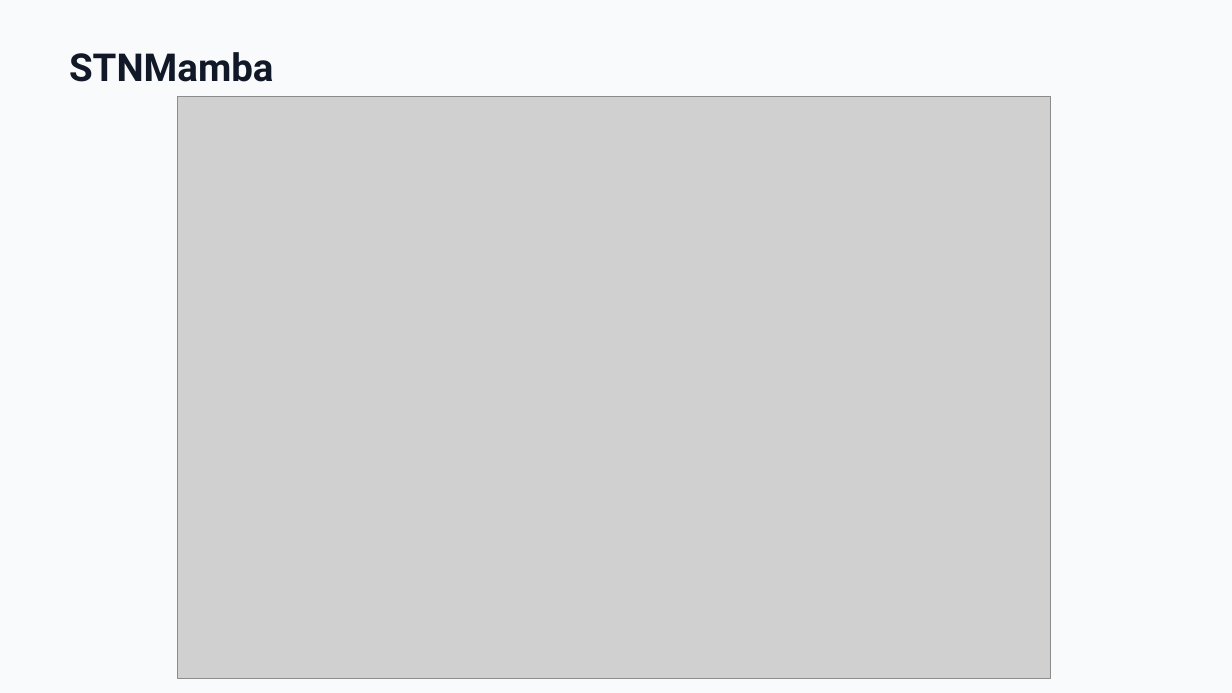
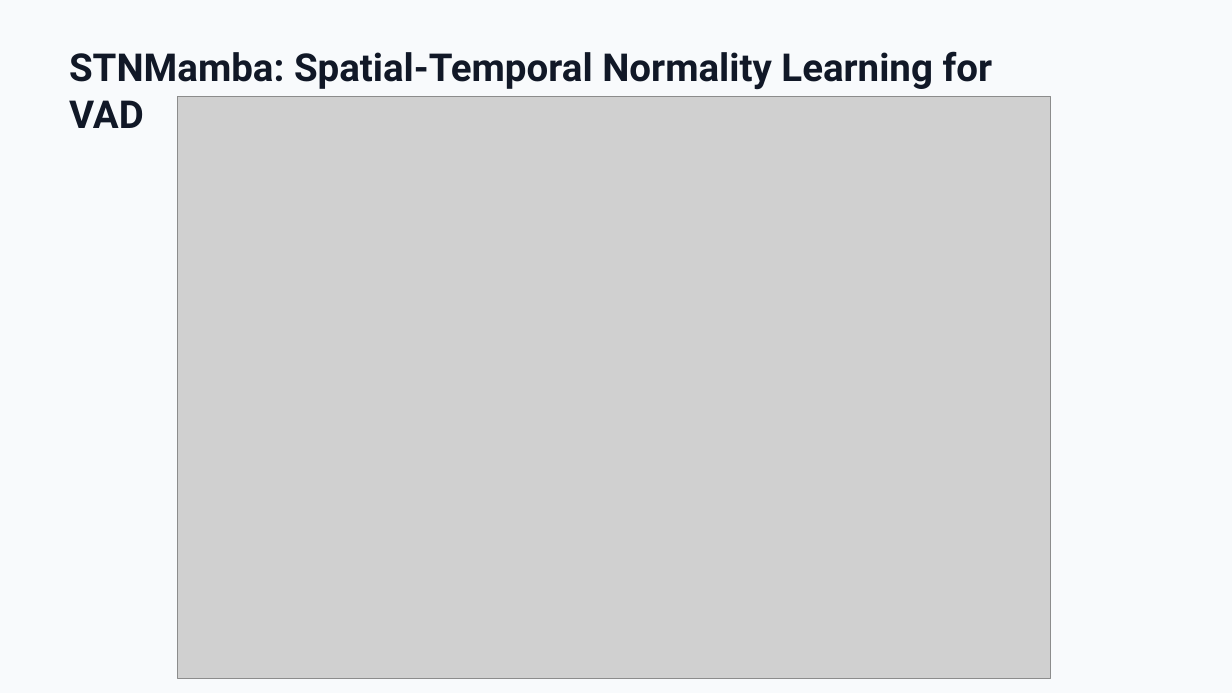
Before and after one commit to zeroxred/research, a slide deck: slide 10 of presentations/06_weekly_summary_mamba_vad_en.pptx. Drawn at 1232x693 pixels with LibreOffice and Linux fonts; fonts in the diff are those of the drawing; grey boxes stand for pictures. Boxes give left, top, right and bottom in pixels: in the first picture for what was removed or moved away, otherwise in the second. Text is boxed around its words. In the diff, an @@ line names an element or a change of style, - is before the commit and + after.

```diff
--- a/presentations/06_weekly_summary_mamba_vad_en.pptx
+++ b/presentations/06_weekly_summary_mamba_vad_en.pptx
@@ text at bbox=[69, 51, 993, 128]: text changed @@
-STNMamba
+STNMamba: Spatial-Temporal Normality Learning for VAD
```
Also in this commit, not shown: 1 other slide changed, 7 other files.
